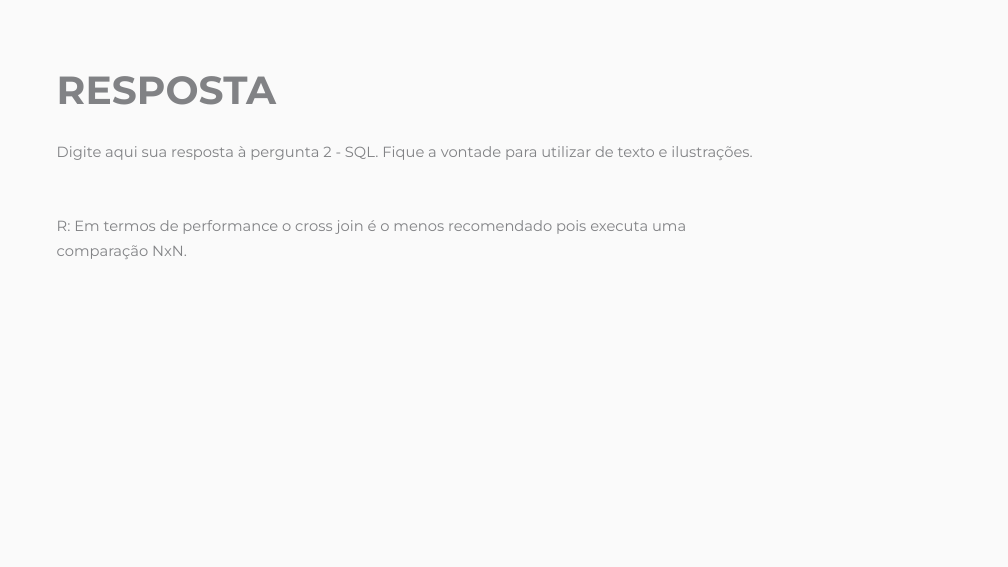
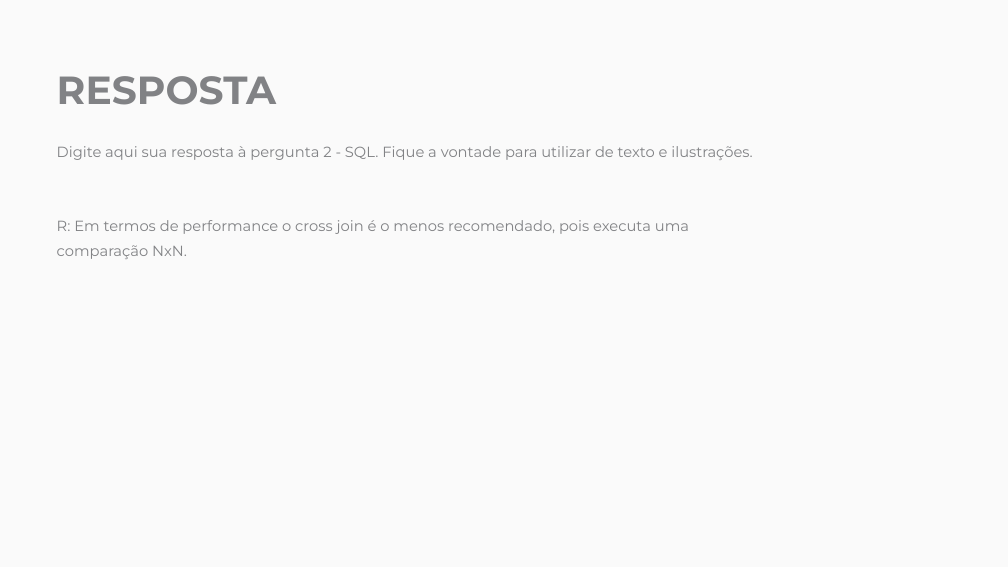
Before and after one commit to RCristiano/eleflow, a slide deck: slide 7 of raw/Processo Seletivo - Engenheiro de Dados - Eleflow.pptx. Drawn at 1008x567 pixels with LibreOffice and Linux fonts; fonts in the diff are those of the drawing; background and template pictures are left out. Boxes give left, top, right and bottom in pixels: in the first picture for what was removed or moved away, otherwise in the second. Text is boxed around its words. In the diff, an @@ line names an element or a change of style, - is before the commit and + after.

```diff
--- a/raw/Processo Seletivo - Engenheiro de Dados - Eleflow.pptx
+++ b/raw/Processo Seletivo - Engenheiro de Dados - Eleflow.pptx
@@ text at bbox=[57, 220, 689, 259]: text changed @@
-R: Em termos de performance o cross join é o menos recomendado pois executa uma comparação NxN.
+R: Em termos de performance o cross join é o menos recomendado, pois executa uma comparação NxN.
```
Also in this commit, not shown: 2 other slides changed, 1 other file.
